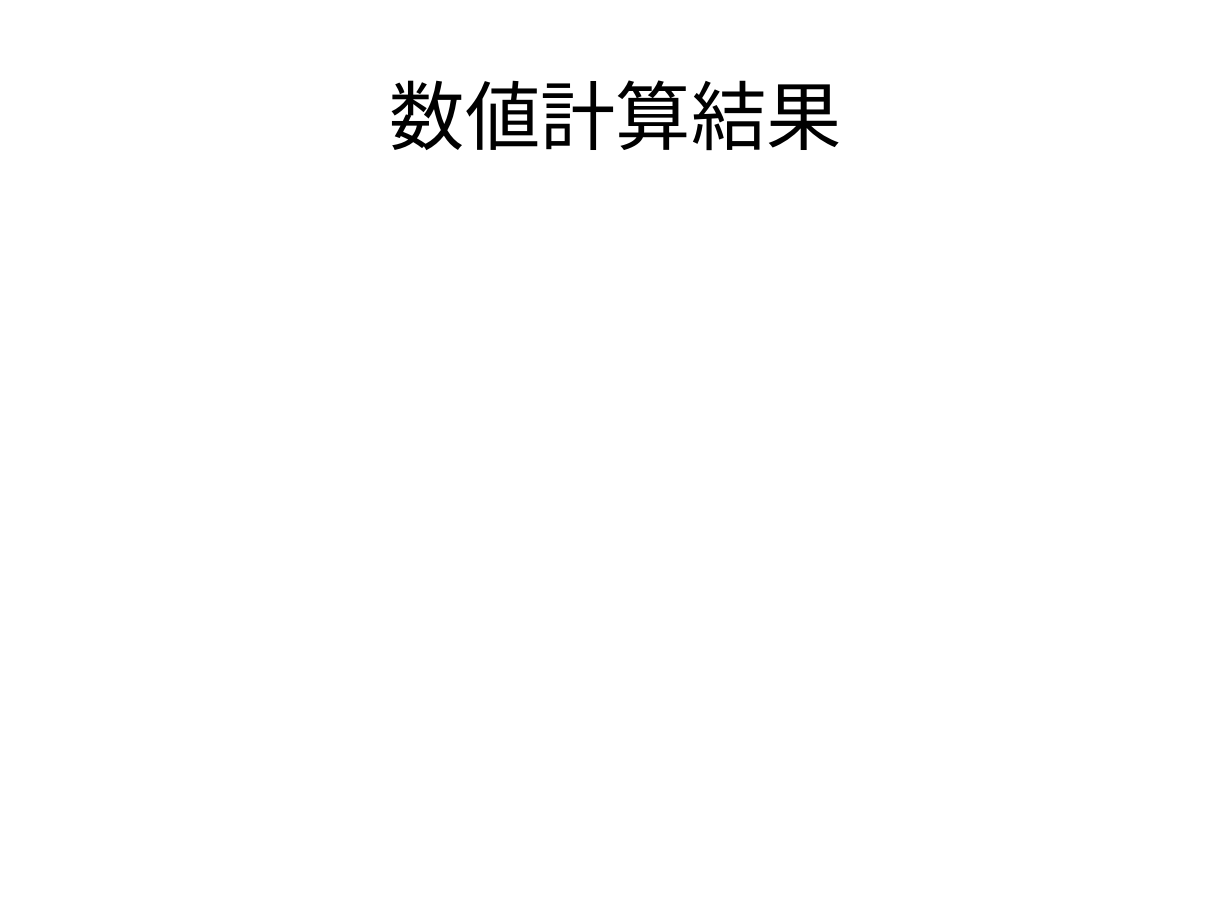
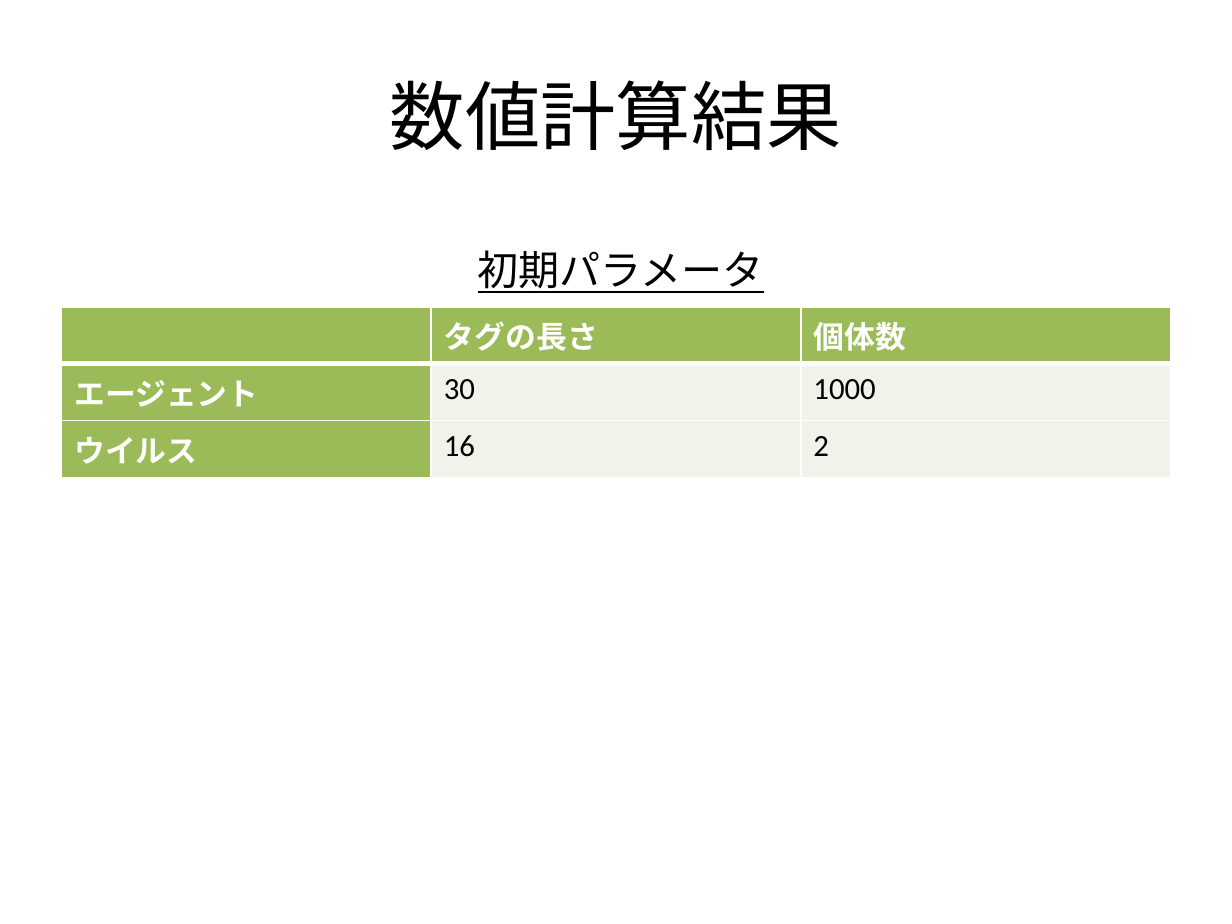
Before and after one commit to nkud/Research-BB, a slide deck: slide 12 of ppt/卒業研究.pptx. Drawn at 1232x924 pixels with LibreOffice and Linux fonts; fonts in the diff are those of the drawing. Boxes give left, top, right and bottom in pixels: in the first picture for what was removed or moved away, otherwise in the second. Text is boxed around its words. In the diff, an @@ line names an element or a change of style, - is before the commit and + after.

```diff
--- a/ppt/卒業研究.pptx
+++ b/ppt/卒業研究.pptx
@@ text added at <box>478,250,764,293</box>, 24 pt, text #000000, underline @@
+初期パラメータ
@@ table added at <box>62,307,1170,468</box>, 3 rows, 3 columns @@
+ | タグの長さ | 個体数
+エージェント | 30 | 1000
+ウイルス | 16 | 2
```
Also in this commit, not shown: 3 other slides changed, 3 slides added.
